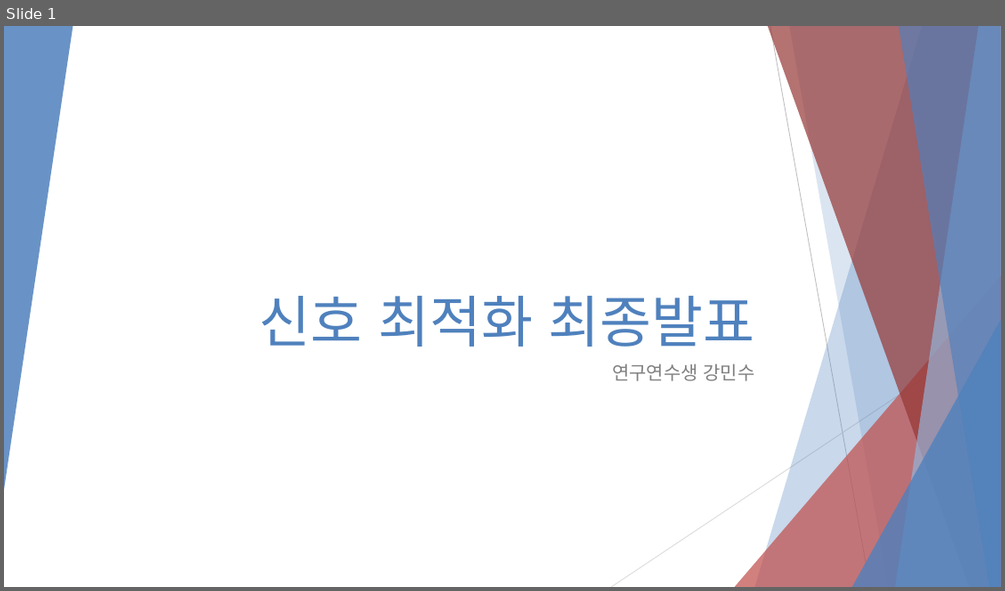
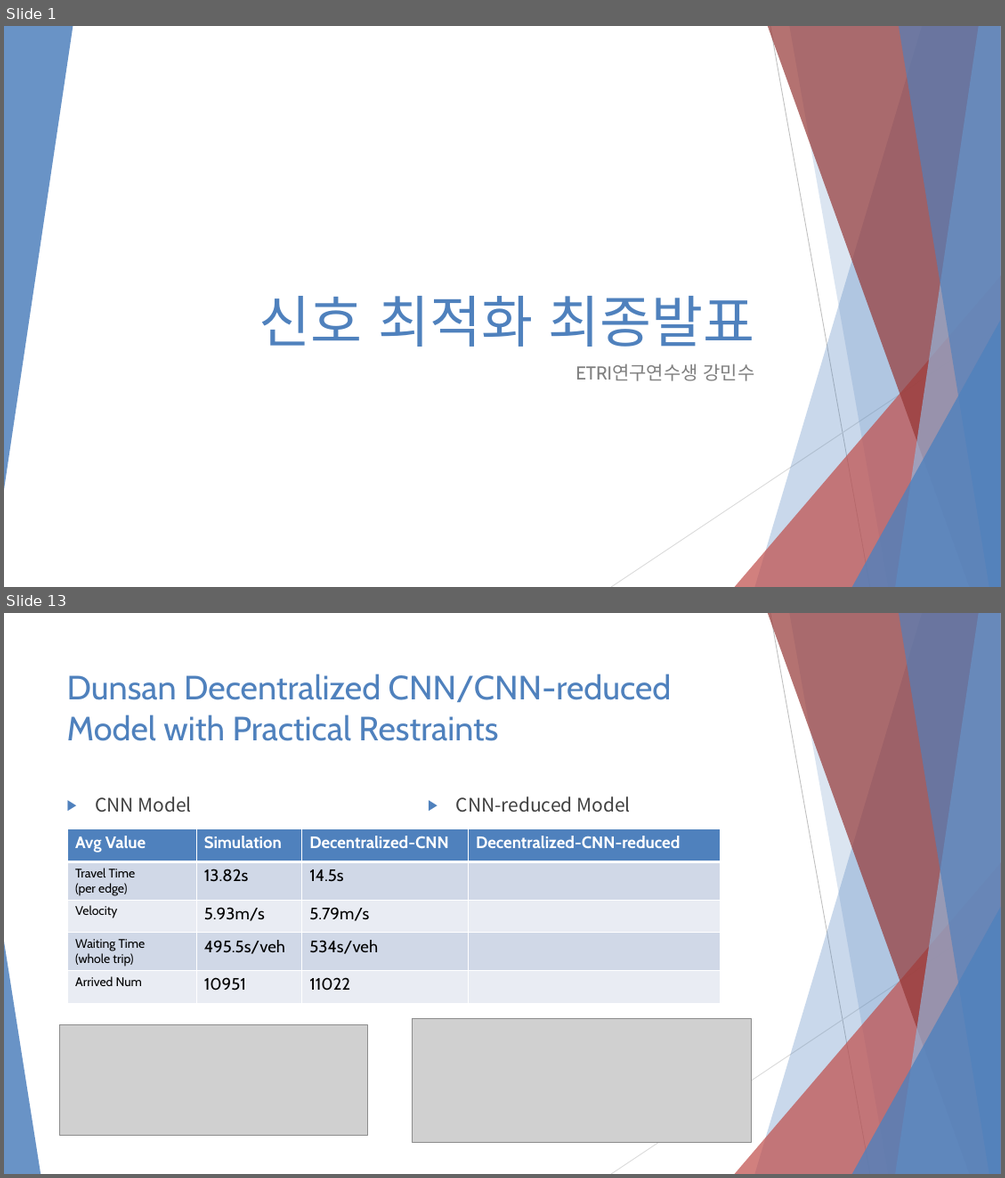
Before and after one commit to 3neutronstar/rl-constraints-traffic, a slide deck: Traffic Optimization Final Speech.pptx. Shown one above the other, each under a label of ours: slide 1 before the commit, slides 1 and 13 after it; the slides between them are not shown. The pictures are 1005x591 and 1005x1178 pixels, drawn with LibreOffice and Linux fonts; fonts in the diff are those of the drawing; grey boxes stand for pictures. Boxes give left, top, right and bottom in pixels: in the first picture for what was removed or moved away, otherwise in the second. Text is boxed around its words. In the diff, an @@ line names an element or a change of style, - is before the commit and + after.

```diff
--- a/Traffic Optimization Final Speech.pptx
+++ b/Traffic Optimization Final Speech.pptx
@@ slide 13 added at bbox=[4, 613, 1001, 1174], background #FFFFFF; not listed: 9 template elements that a slide beside it also shows @@
@@ title added at bbox=[67, 674, 672, 741], 32.4 pt, text #4F81BD @@
+Dunsan Decentralized CNN/CNN-reduced Model with Practical Restraints
@@ text added at bbox=[95, 796, 192, 812], 18 pt, text #404040 @@
+▶ CNN Model
@@ text added at bbox=[456, 796, 631, 812], 18 pt, text #404040 @@
+▶ CNN-reduced Model
@@ table added at bbox=[68, 829, 720, 1003], 5 rows, 4 columns @@
+Avg Value | Simulation | Decentralized-CNN | Decentralized-CNN-reduced
+Travel Time / (per edge) | 13.82s | 14.5s | 
+Velocity | 5.93m/s | 5.79m/s | 
+Waiting Time (whole trip) | 495.5s/veh | 534s/veh | 
+Arrived Num | 10951 | 11022 | 
@@ triangle added at bbox=[4, 941, 40, 1174], fill #4F81BD at 85% opacity @@
@@ picture added at bbox=[59, 1025, 368, 1135] @@
@@ picture added at bbox=[412, 1018, 752, 1142] @@
@@ slide 1 changed as well @@
@@ subtitle at bbox=[575, 363, 755, 381]: text changed @@
-연구연수생 강민수
+ETRI연구연수생 강민수
```
Also in this commit, not shown: 11 other slides added, 5 slides removed, 2 other files.
